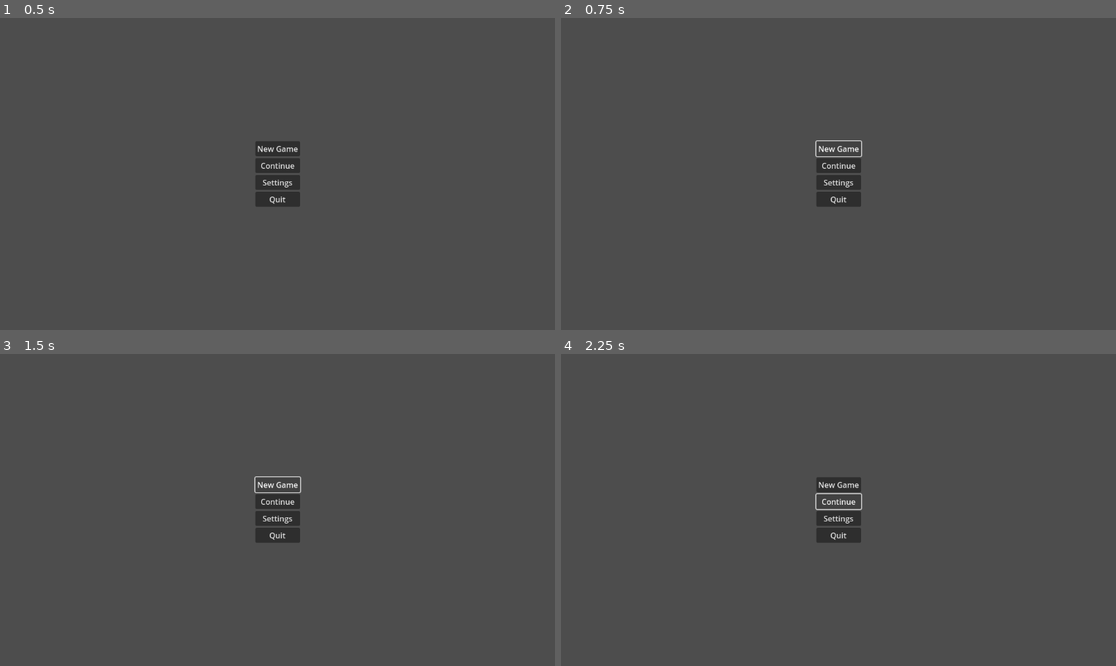
Above: before the commit, frames 1-4 (two rows, left to right).
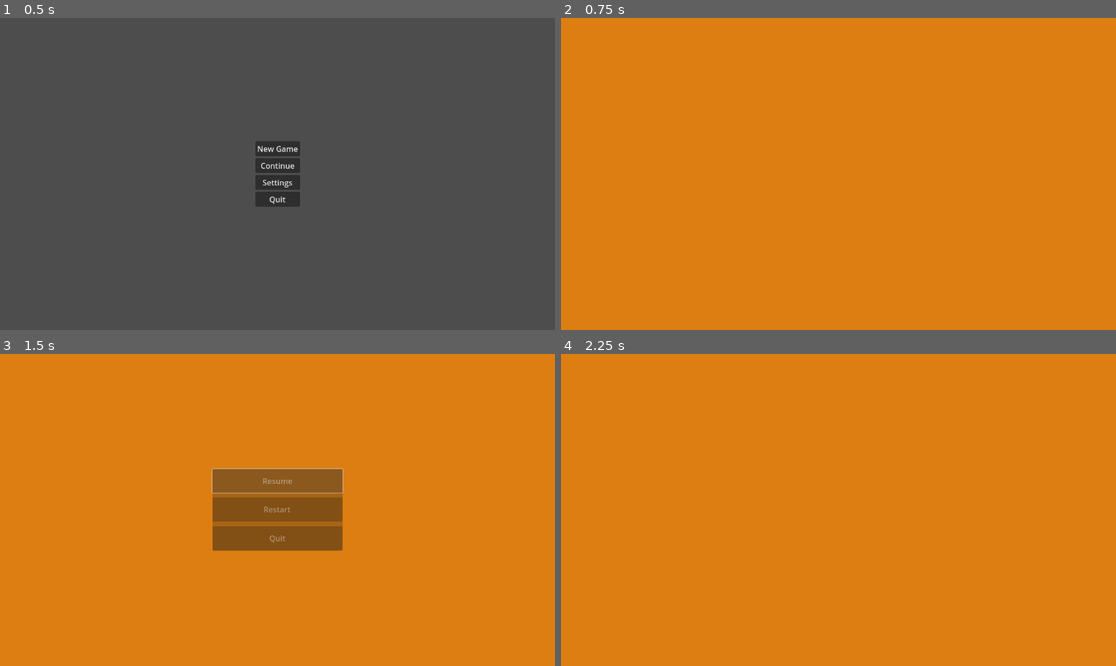
Above: after the commit, the same moments.

Repository: Willi-bot/GameProject
Game: Godot game, scene res://scenes/main_menu/main_menu.tscn
Same seed, same stepped clock (60 frames per second), same inputs: the game is played once before the commit and once after it.
Inputs (mouse positions are in pixels of both pictures, inside the frame that each line leads up to):
- Up to frame 1 (0.5 s): no input
- Up to frame 2 (0.75 s): click "New Game" at 0.5 s
- Up to frame 3 (1.5 s): click (277, 485) at 1.25 s, where only the run before the commit has a clickable "New Game"
- Up to frame 4 (2.25 s): click (838, 500) at 2 s, where only the run before the commit has a clickable "Continue"

Frame 1 is identical in both runs. In frame 2, 100% of the frame differs, in the area x 0-100%, y 0-100%; in frame 3, 100%; in frame 4, 100%.

Commit message:
add logic for pausing the game

Diff:
--- a/gameproject/project.godot
+++ b/gameproject/project.godot
@@ -19,6 +19,14 @@
 
 project/assembly_name="GameProject"
 
+[input]
+
+Escape={
+"deadzone": 0.5,
+"events": [Object(InputEventKey,"resource_local_to_scene":false,"resource_name":"","device":0,"window_id":0,"alt_pressed":false,"shift_pressed":false,"ctrl_pressed":false,"meta_pressed":false,"pressed":false,"keycode":0,"physical_keycode":4194305,"key_label":0,"unicode":0,"location":0,"echo":false,"script":null)
+]
+}
+
 [rendering]
 
 renderer/rendering_method="gl_compatibility"
--- a/gameproject/scenes/main_menu/main_menu.gd
+++ b/gameproject/scenes/main_menu/main_menu.gd
@@ -12,11 +12,11 @@
 
 
 func _on_new_game_pressed() -> void:
-	print("New Game pressed")
+	get_tree().change_scene_to_file("res://scenes/overworld/overworld.tscn")
 
 
 func _on_continue_pressed() -> void:
-	print("Continue pressed")
+	get_tree().change_scene_to_file("res://scenes/overworld/overworld.tscn")
 
 
 func _on_settings_pressed() -> void:
--- /dev/null
+++ b/gameproject/scenes/overworld/overworld.tscn
@@ -0,0 +1,28 @@
+[gd_scene load_steps=3 format=3 uid="uid://hhvnos2h8e6o"]
+
+[ext_resource type="PackedScene" uid="uid://bsy40uqn1b4gh" path="res://scenes/pause_menu/pause_menu.tscn" id="1_bkvdd"]
+
+[sub_resource type="StyleBoxFlat" id="StyleBoxFlat_8vsvk"]
+bg_color = Color(0.864391, 0.495392, 0.069963, 1)
+
+[node name="Overworld" type="Control"]
+layout_mode = 3
+anchors_preset = 15
+anchor_right = 1.0
+anchor_bottom = 1.0
+grow_horizontal = 2
+grow_vertical = 2
+
+[node name="OverworldBackground" type="Panel" parent="."]
+layout_mode = 1
+anchors_preset = 15
+anchor_right = 1.0
+anchor_bottom = 1.0
+grow_horizontal = 2
+grow_vertical = 2
+theme_override_styles/panel = SubResource("StyleBoxFlat_8vsvk")
+
+[node name="CanvasLayer" type="CanvasLayer" parent="."]
+
+[node name="PauseMenu" parent="CanvasLayer" instance=ExtResource("1_bkvdd")]
+process_mode = 3
--- /dev/null
+++ b/gameproject/scenes/pause_menu/pause_menu.gd
@@ -0,0 +1,33 @@
+extends Control
+
+func _ready():
+	$AnimationPlayer.play("RESET")
+
+func resume():
+	get_tree().paused = false
+	$AnimationPlayer.play_backwards("blur")
+
+func pause():
+	get_tree().paused = true
+	$AnimationPlayer.play("blur")
+
+func testEsc():
+	if Input.is_action_just_pressed("Escape") and get_tree().paused == false:
+		pause()
+	elif Input.is_action_just_pressed("Escape") and get_tree().paused == true:
+		resume()
+
+func _on_resume_pressed() -> void:
+	resume()
+
+
+func _on_restart_pressed() -> void:
+	resume()
+	get_tree().reload_current_scene()
+
+
+func _on_quit_pressed() -> void:
+	get_tree().quit()
+
+func _process(delta: float):
+	testEsc()
--- /dev/null
+++ b/gameproject/scenes/pause_menu/pause_menu.gdshader
@@ -0,0 +1,9 @@
+shader_type canvas_item;
+uniform sampler2D SCREEN_TEXTURE: hint_screen_texture, filter_linear_mipmap;
+
+uniform float lod: hint_range(0.0, 5) = 0.0;
+
+void fragment(){
+	vec4 color = texture(SCREEN_TEXTURE, SCREEN_UV, lod);
+	COLOR = color;
+}
--- /dev/null
+++ b/gameproject/scenes/pause_menu/pause_menu.tscn
@@ -0,0 +1,130 @@
+[gd_scene load_steps=7 format=3 uid="uid://bsy40uqn1b4gh"]
+
+[ext_resource type="Script" path="res://scenes/pause_menu/pause_menu.gd" id="1_4nsvc"]
+[ext_resource type="Shader" path="res://scenes/pause_menu/pause_menu.gdshader" id="1_18xl2"]
+
+[sub_resource type="ShaderMaterial" id="ShaderMaterial_cov8m"]
+shader = ExtResource("1_18xl2")
+shader_parameter/lod = 0.0
+
+[sub_resource type="Animation" id="Animation_w64q4"]
+resource_name = "blur"
+length = 0.3
+tracks/0/type = "value"
+tracks/0/imported = false
+tracks/0/enabled = true
+tracks/0/path = NodePath("ColorRect:material:shader_parameter/lod")
+tracks/0/interp = 1
+tracks/0/loop_wrap = true
+tracks/0/keys = {
+"times": PackedFloat32Array(0, 0.3),
+"transitions": PackedFloat32Array(1, 1),
+"update": 0,
+"values": [0.0, 0.0]
+}
+tracks/1/type = "value"
+tracks/1/imported = false
+tracks/1/enabled = true
+tracks/1/path = NodePath("PanelContainer:modulate")
+tracks/1/interp = 1
+tracks/1/loop_wrap = true
+tracks/1/keys = {
+"times": PackedFloat32Array(0, 0.3),
+"transitions": PackedFloat32Array(1, 1),
+"update": 0,
+"values": [Color(1, 1, 1, 0), Color(1, 1, 1, 1)]
+}
+
+[sub_resource type="Animation" id="Animation_4dahd"]
+length = 0.001
+tracks/0/type = "value"
+tracks/0/imported = false
+tracks/0/enabled = true
+tracks/0/path = NodePath("ColorRect:material:shader_parameter/lod")
+tracks/0/interp = 1
+tracks/0/loop_wrap = true
+tracks/0/keys = {
+"times": PackedFloat32Array(0),
+"transitions": PackedFloat32Array(1),
+"update": 0,
+"values": [0.0]
+}
+tracks/1/type = "value"
+tracks/1/imported = false
+tracks/1/enabled = true
+tracks/1/path = NodePath("PanelContainer:modulate")
+tracks/1/interp = 1
+tracks/1/loop_wrap = true
+tracks/1/keys = {
+"times": PackedFloat32Array(0),
+"transitions": PackedFloat32Array(1),
+"update": 0,
+"values": [Color(1, 1, 1, 0)]
+}
+
+[sub_resource type="AnimationLibrary" id="AnimationLibrary_0scqe"]
+_data = {
+"RESET": SubResource("Animation_4dahd"),
+"blur": SubResource("Animation_w64q4")
+}
+
+[node name="PauseMenu" type="Control"]
+layout_mode = 3
+anchors_preset = 15
+anchor_right = 1.0
+anchor_bottom = 1.0
+grow_horizontal = 2
+grow_vertical = 2
+script = ExtResource("1_4nsvc")
+
+[node name="ColorRect" type="ColorRect" parent="."]
+material = SubResource("ShaderMaterial_cov8m")
+layout_mode = 1
+anchors_preset = 15
+anchor_right = 1.0
+anchor_bottom = 1.0
+grow_horizontal = 2
+grow_vertical = 2
+
+[node name="PanelContainer" type="PanelContainer" parent="."]
+modulate = Color(1, 1, 1, 0)
+layout_mode = 1
+anchors_preset = -1
+anchor_left = 0.4
+anchor_top = 0.4
+anchor_right = 0.6
+anchor_bottom = 0.6
+offset_left = -20.0
+offset_top = -20.0
+offset_right = 20.0
+offset_bottom = 20.0
+grow_horizontal = 2
+grow_vertical = 2
+
+[node name="VBoxContainer" type="VBoxContainer" parent="PanelContainer"]
+layout_mode = 2
+theme_override_constants/separation = 10
+
+[node name="Resume" type="Button" parent="PanelContainer/VBoxContainer"]
+layout_mode = 2
+size_flags_vertical = 3
+text = "Resume"
+
+[node name="Restart" type="Button" parent="PanelContainer/VBoxContainer"]
+layout_mode = 2
+size_flags_vertical = 3
+text = "Restart"
+
+[node name="Quit" type="Button" parent="PanelContainer/VBoxContainer"]
+layout_mode = 2
+size_flags_vertical = 3
+text = "Quit"
+
+[node name="AnimationPlayer" type="AnimationPlayer" parent="."]
+libraries = {
+"": SubResource("AnimationLibrary_0scqe")
+}
+
+[connection signal="pressed" from="PanelContainer/VBoxContainer/Resume" to="." method="_on_resume_pressed"]
+[connection signal="pressed" from="PanelContainer/VBoxContainer/Restart" to="." method="_on_restart_pressed"]
+[connection signal="pressed" from="PanelContainer/VBoxContainer/Quit" to="." method="_on_quit_pressed"]
